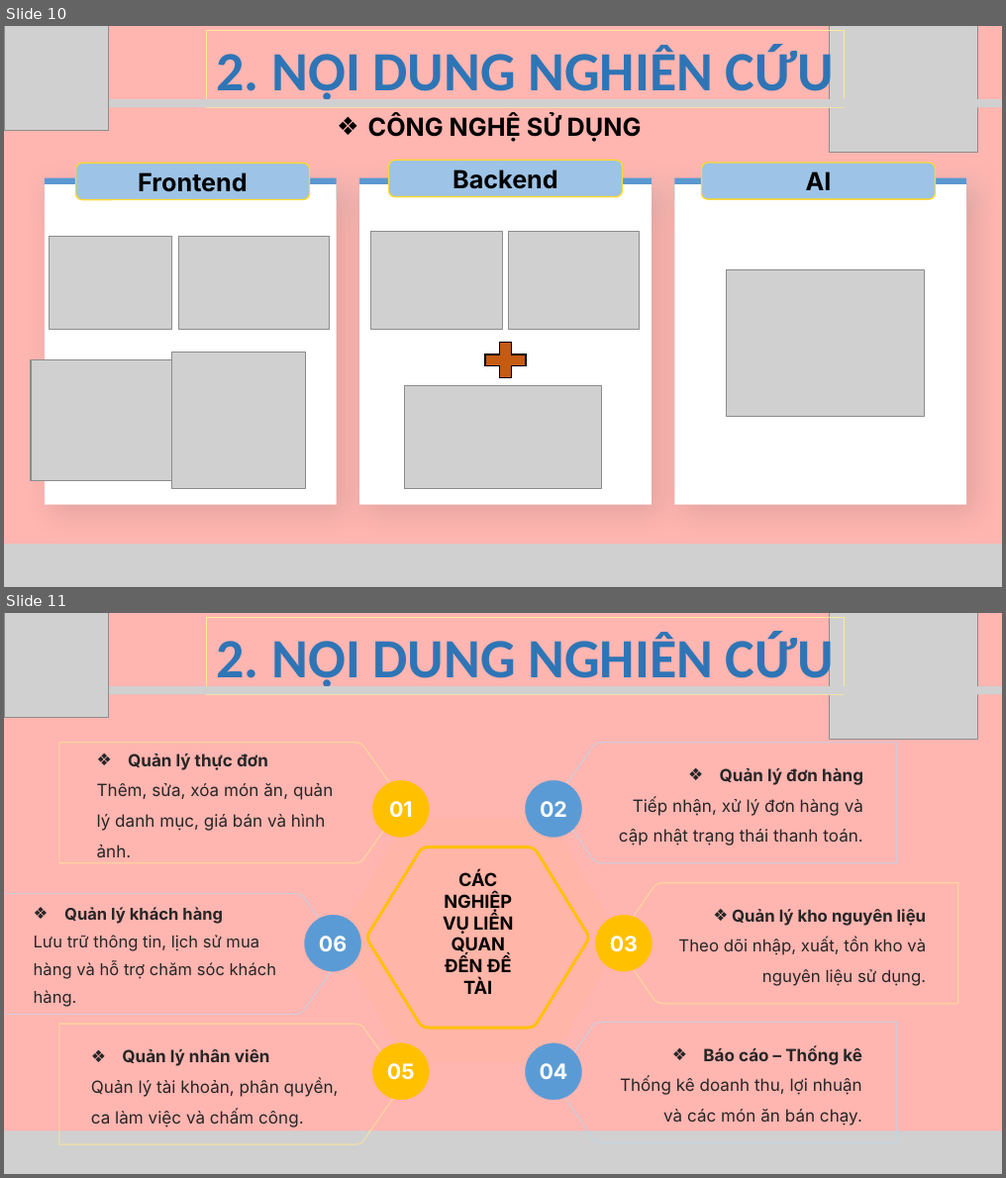
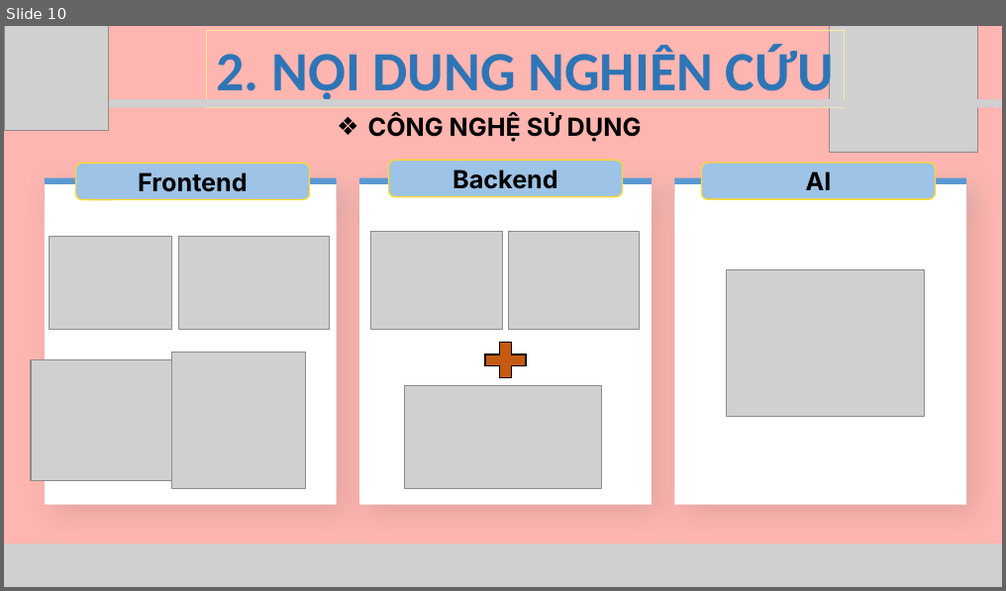
Before and after one commit to KyThuatTVU/KhoaLuan-DA22TTC-NguyenHuynhKyThuat-WebSiteAmThucPhuongNam-Nodejs, a slide deck: docs/110122175_SlideBaoCaoKhoaLuan_NHKT.pptx. Shown one above the other, each under a label of ours: slides 10 and 11 before the commit, slide 10 after it. The pictures are 1006x1178 and 1006x591 pixels, drawn with LibreOffice and Linux fonts; fonts in the diff are those of the drawing; grey boxes stand for pictures; background and template pictures are left out. Boxes give left, top, right and bottom in pixels: in the first picture for what was removed or moved away, otherwise in the second. Text is boxed around its words. In the diff, an @@ line names an element or a change of style, - is before the commit and + after.

Commit message:
cập nhật lần cuối

```diff
--- a/docs/110122175_SlideBaoCaoKhoaLuan_NHKT.pptx
+++ b/docs/110122175_SlideBaoCaoKhoaLuan_NHKT.pptx
@@ slide 11 removed at <box>4,613,1002,1174</box>, background picture (left out) @@
@@ picture removed at <box>4,613,109,718</box> @@
@@ rectangle removed at <box>207,617,845,694</box> @@
-2. NỘI DUNG NGHIÊN CỨU
@@ picture removed at <box>830,613,978,740</box> @@
@@ picture removed at <box>24,686,1002,694</box> @@
@@ freeform shape removed at <box>59,743,401,863</box> @@
-❖ Quản lý thực đơn
-Thêm, sửa, xóa món ăn, quản lý danh mục, giá bán và hình ảnh.
@@ freeform shape removed at <box>555,743,897,863</box> @@
-❖ Quản lý đơn hàng
-Tiếp nhận, xử lý đơn hàng và cập nhật trạng thái thanh toán.
@@ ellipse removed at <box>372,780,429,838</box> @@
-01
@@ ellipse removed at <box>525,780,582,838</box> @@
-02
@@ freeform shape removed at <box>340,818,616,1064</box> @@
@@ freeform shape removed at <box>368,848,589,1028</box> @@
-CÁC NGHIỆP VỤ LIÊN QUAN ĐẾN ĐỀ TÀI
@@ freeform shape removed at <box>4,893,342,1014</box> @@
-❖ Quản lý khách hàng
-Lưu trữ thông tin, lịch sử mua hàng và hỗ trợ chăm sóc khách hàng.
@@ freeform shape removed at <box>617,882,958,1003</box> @@
-❖ Quản lý kho nguyên liệu
-Theo dõi nhập, xuất, tồn kho và nguyên liệu sử dụng.
@@ ellipse removed at <box>304,915,361,972</box> @@
-06
@@ ellipse removed at <box>596,915,652,972</box> @@
-03
@@ freeform shape removed at <box>59,1024,401,1145</box> @@
-❖ Quản lý nhân viên
-Quản lý tài khoản, phân quyền, ca làm việc và chấm công.
@@ freeform shape removed at <box>555,1022,897,1143</box> @@
-❖ Báo cáo – Thống kê
-Thống kê doanh thu, lợi nhuận và các món ăn bán chạy.
@@ ellipse removed at <box>372,1043,429,1100</box> @@
-05
@@ ellipse removed at <box>525,1043,582,1100</box> @@
-04
@@ picture removed at <box>4,1131,1002,1173</box> @@
```
Also in this commit, not shown: 1 slide changed, 58 other files.
